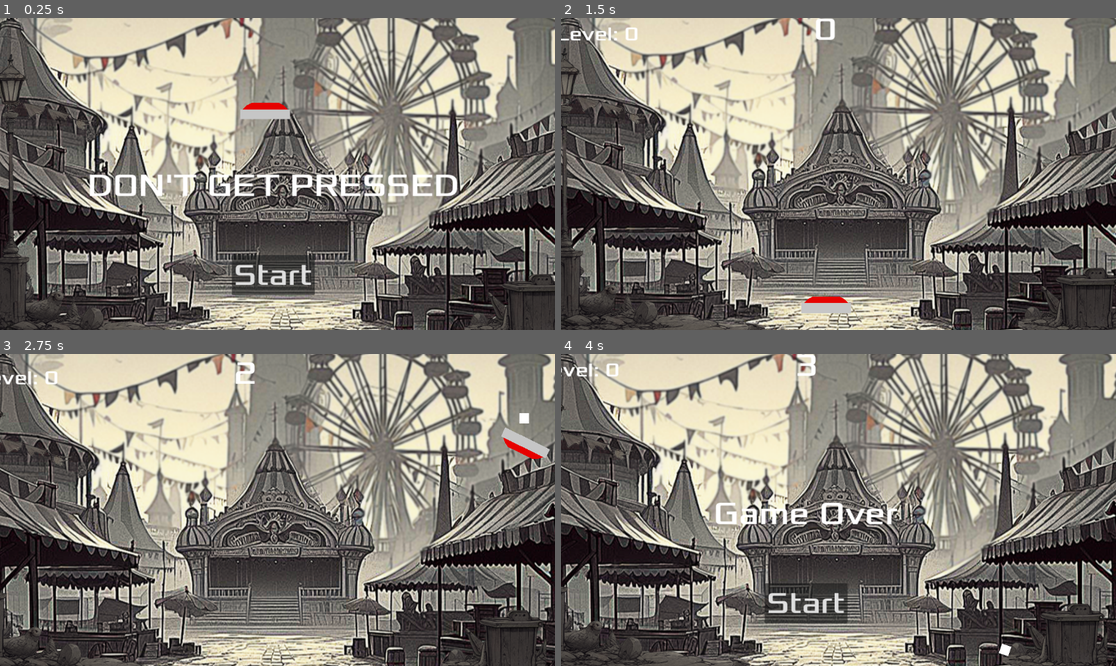
Above: before the commit, frames 1-4 (two rows, left to right).
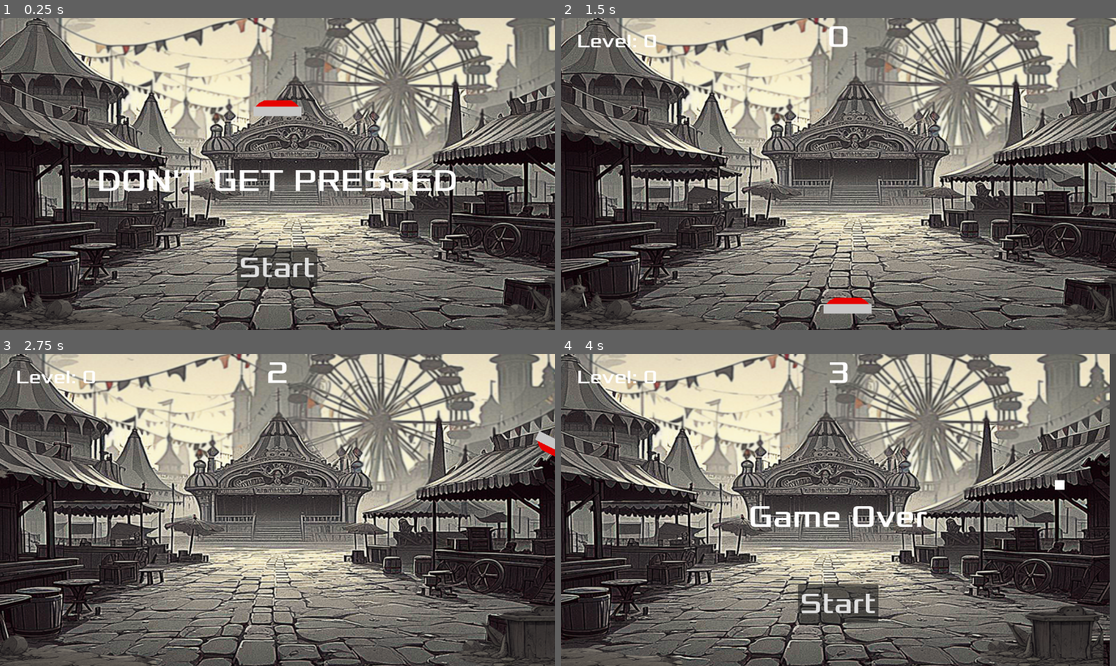
Above: after the commit, the same moments.

Repository: Kratpa/ButtonGame
Game: Godot game, scene res://scenes/game/Game.tscn
The game is run twice, just before and just after one commit, with the same random seed, the same clock (stepped at 60 frames per second) and the same inputs.
Inputs:
- Up to frame 1 (0.25 s): no input
- Up to frame 2 (1.5 s): click "Start" at 0.5 s; hold Right from 1.28 s (still down)
- Up to frame 3 (2.75 s): release Right at 2.03 s; hold Down from 2.03 s (still down)
- Up to frame 4 (4 s): release Down at 2.78 s; hold Right 2.78-3.53 s; hold Up from 3.53 s (still down)

The runs differ from the first frame. In frame 1, 70% of the frame differs, in the area x 0-100%, y 0-100%; in frame 2, 70%; in frame 3, 70%; in frame 4, 71%.

Commit message:
Fixed bugs

Diff:
--- a/godot/project.godot
+++ b/godot/project.godot
@@ -22,3 +22,7 @@
 [layer_names]
 
 2d_physics/layer_2="pickup"
+
+[physics]
+
+common/physics_ticks_per_second=120
--- a/godot/scenes/floor/Floor2.tscn
+++ b/godot/scenes/floor/Floor2.tscn
@@ -4,7 +4,6 @@
 
 [sub_resource type="PhysicsMaterial" id="PhysicsMaterial_5tpp5"]
 friction = 0.0
-bounce = 1.0
 
 [sub_resource type="RectangleShape2D" id="RectangleShape2D_a3hfq"]
 size = Vector2(1154, 30)
--- a/godot/scenes/game/Game.gd
+++ b/godot/scenes/game/Game.gd
@@ -10,11 +10,16 @@
 @onready var floor = $Floor
 @onready var hud = $HUD
 @onready var object_spawner = $ObjectSpawner
+@onready var parallax = $ParallaxBackground
+@onready var viewport_width = get_viewport_rect().size.x
 
 
 # Called every frame. 'delta' is the elapsed time since the previous frame.
 func _process(delta):
-	pass
+	var player_x = player.position.x
+	var viewport_center = viewport_width / 2
+	var offset = player_x - viewport_center
+	parallax.scroll_offset.x = -offset * 0.2
 
 
 func game_over():
--- a/godot/scenes/game/Game.tscn
+++ b/godot/scenes/game/Game.tscn
@@ -5,7 +5,7 @@
 [ext_resource type="PackedScene" uid="uid://bu7hm0hblrlpn" path="res://scenes/floor/Floor2.tscn" id="2_hwmhc"]
 [ext_resource type="PackedScene" uid="uid://5p0c2cncvtai" path="res://scenes/object/ObjectSpawner.tscn" id="4_irqdp"]
 [ext_resource type="PackedScene" uid="uid://b3rhiv1pgyhmb" path="res://scenes/pickup/PickupSpawner.tscn" id="5_h7ldk"]
-[ext_resource type="PackedScene" uid="uid://d4dflikepxhi4" path="res://scenes/HUD/hud.tscn" id="6_ch5am"]
+[ext_resource type="PackedScene" uid="uid://d4dflikepxhi4" path="res://scenes/HUD/HUD.tscn" id="6_ch5am"]
 [ext_resource type="Texture2D" uid="uid://gmvsopgmjia2" path="res://scenes/background/MainBG.png" id="8_xkw35"]
 [ext_resource type="Texture2D" uid="uid://dd47oilke8gus" path="res://scenes/background/LampPostBG2.png" id="9_bc41r"]
 
@@ -19,7 +19,7 @@
 position = Vector2(577, 663)
 
 [node name="Player" parent="." instance=ExtResource("2_dwpk8")]
-position = Vector2(559, 184)
+position = Vector2(576, 184)
 collision_layer = 3
 freeze = true
 move_force = 2000
@@ -50,7 +50,8 @@
 
 [node name="Sprite2D" type="Sprite2D" parent="ParallaxBackground/Back"]
 z_index = -2
-position = Vector2(542, 338)
+position = Vector2(577, 241)
+scale = Vector2(0.975098, 0.710059)
 texture = ExtResource("8_xkw35")
 
 [node name="Front" type="ParallaxLayer" parent="ParallaxBackground"]
@@ -60,8 +61,8 @@
 [node name="Sprite2D" type="Sprite2D" parent="ParallaxBackground/Front"]
 self_modulate = Color(0.976471, 0.952941, 0.823529, 1)
 z_index = -1
-position = Vector2(-127, 182.25)
-scale = Vector2(0.915625, 0.760547)
+position = Vector2(-128, 219)
+scale = Vector2(1.11543, 0.693652)
 texture = ExtResource("9_bc41r")
 
 [connection signal="game_start" from="." to="Player" method="_on_game_game_start"]
--- a/godot/scenes/object/ObjectSpawner.gd
+++ b/godot/scenes/object/ObjectSpawner.gd
@@ -12,7 +12,7 @@
 
 var elapsed = 0
 
-var freezed = false
+var freezed = true
 
 var objects_spawned = 0
 
--- a/godot/scenes/player/Player.tscn
+++ b/godot/scenes/player/Player.tscn
@@ -44,14 +44,4 @@
 
 [node name="Button" parent="." instance=ExtResource("2_oxkvl")]
 
-[node name="Camera2D" type="Camera2D" parent="."]
-offset = Vector2(25, 25)
-zoom = Vector2(1.03, 1.03)
-limit_left = -25
-limit_top = -25
-limit_right = 1175
-limit_bottom = 620
-limit_smoothed = true
-position_smoothing_speed = 100.0
-
 [connection signal="body_entered" from="Area2D" to="." method="_on_area_2d_body_entered"]
Not shown: 1 places in godot/scenes/game/Game.tscn that only renumber resources
